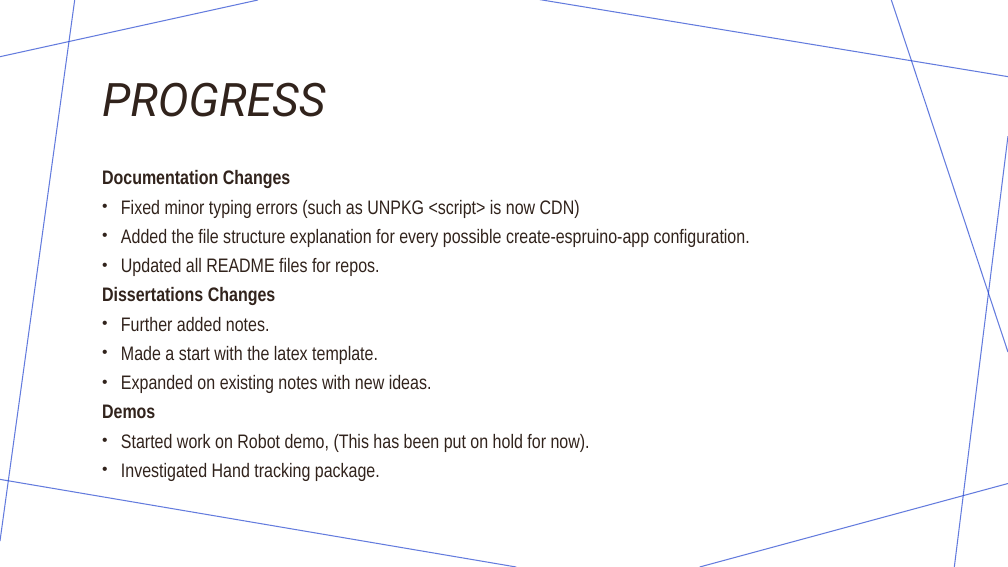
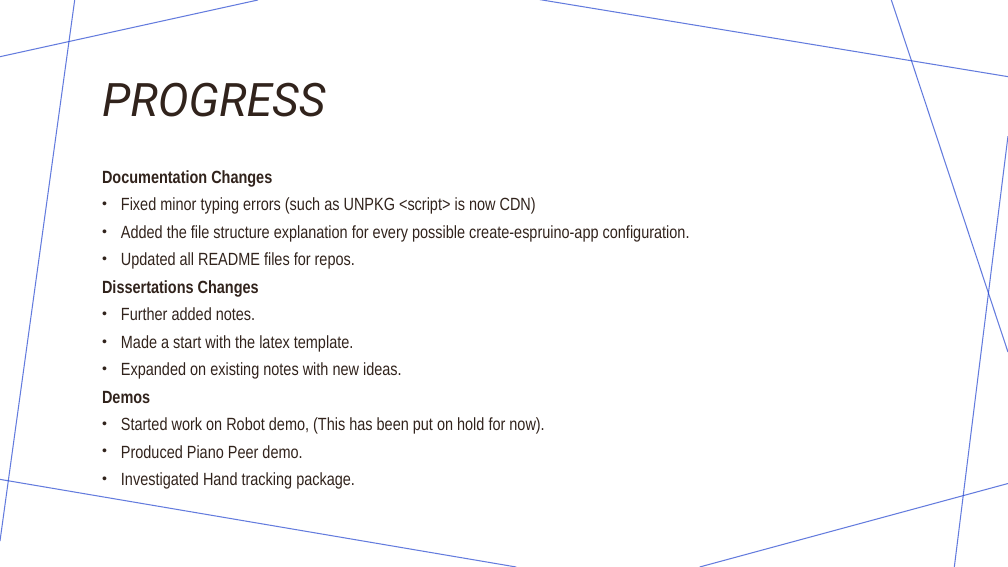
Before and after one commit to callummclu/dissertation, a slide deck: slide 2 of meetings/week 10/week10_presentation.pptx. Drawn at 1008x567 pixels with LibreOffice and Linux fonts; fonts in the diff are those of the drawing. Boxes give left, top, right and bottom in pixels: in the first picture for what was removed or moved away, otherwise in the second. Text is boxed around its words. In the diff, an @@ line names an element or a change of style, - is before the commit and + after.

```diff
--- a/meetings/week 10/week10_presentation.pptx
+++ b/meetings/week 10/week10_presentation.pptx
@@ text at (102,170,690,489): size 18.6 to 16.8 pt @@
@@ text at (121,445,302,458): paragraph added @@
+• Produced Piano Peer demo.
```
Also in this commit, not shown: 2 other slides changed, 2 other files.
